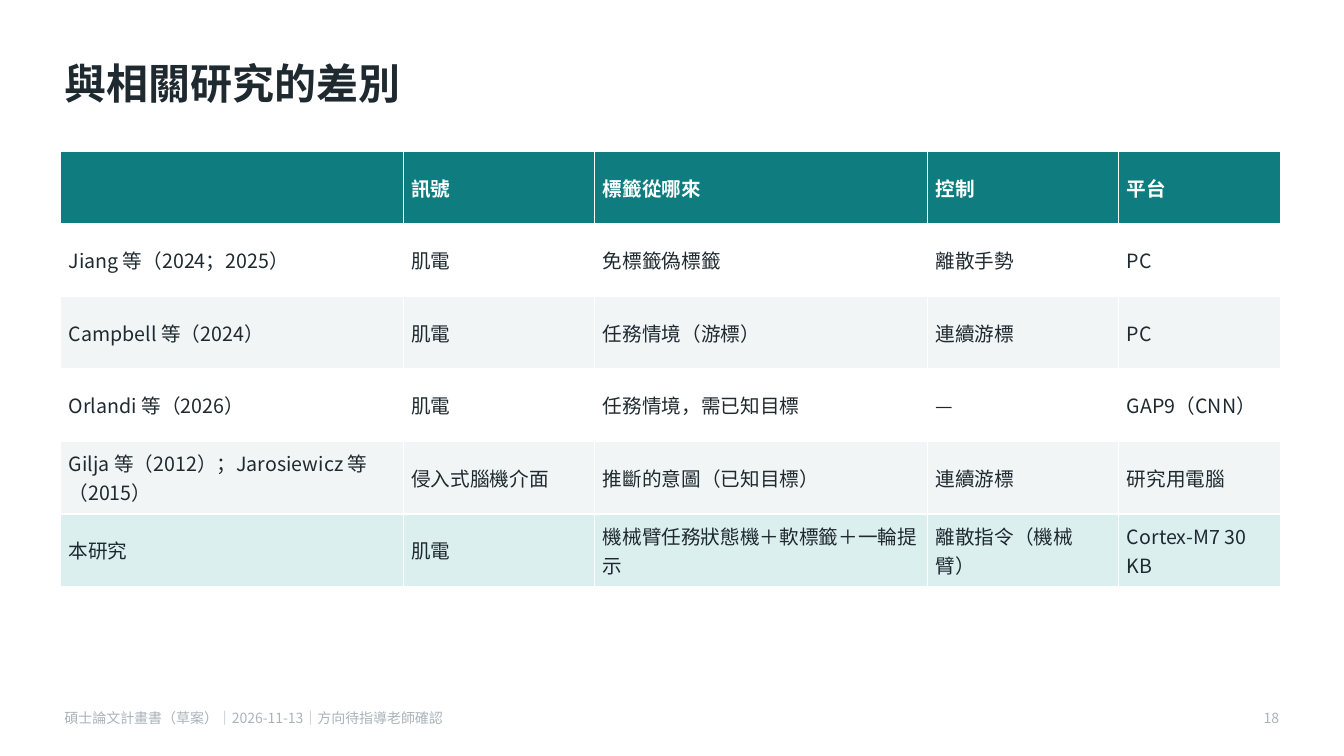
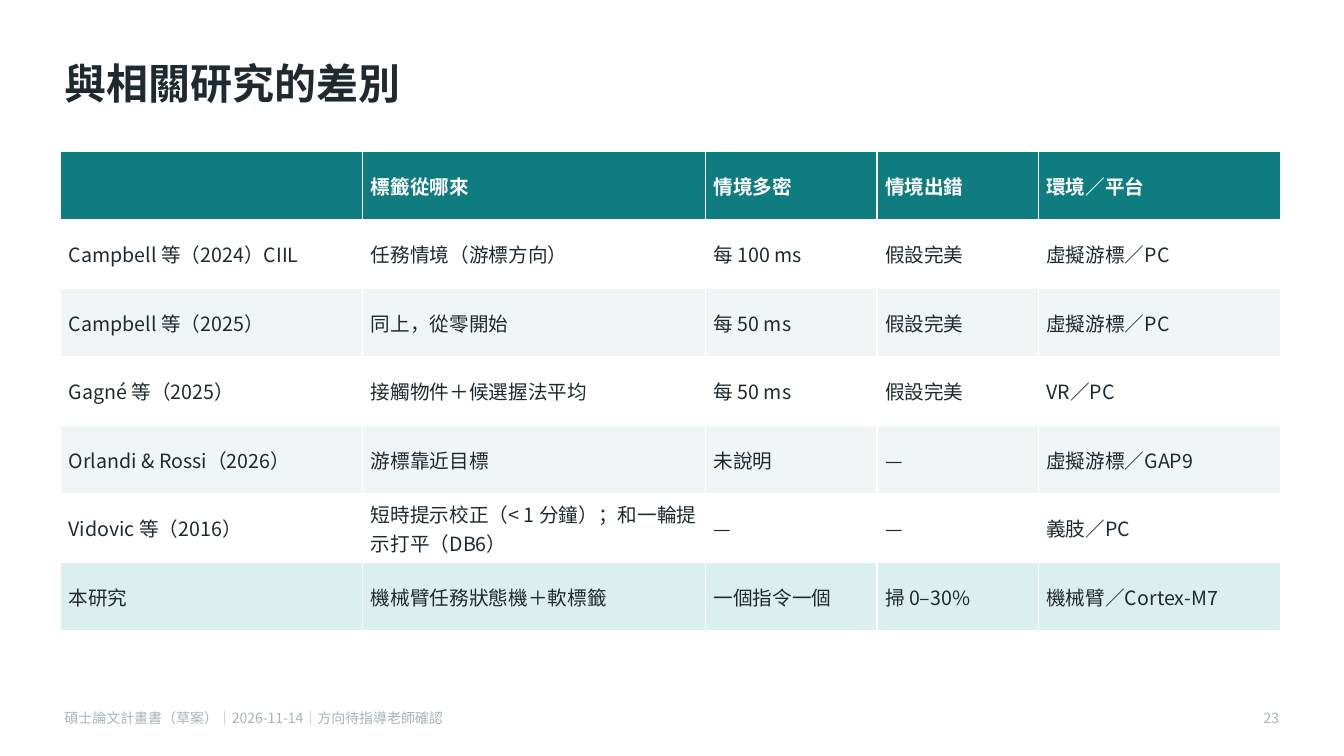
Before and after one commit to momotoofurry/pppp, a slide deck: slide 23 of docs/thesis/碩論計畫書.pptx (slide 18 before the commit). Drawn at 1344x756 pixels with LibreOffice and Linux fonts; fonts in the diff are those of the drawing. Boxes give left, top, right and bottom in pixels: in the first picture for what was removed or moved away, otherwise in the second. Text is boxed around its words. In the diff, an @@ line names an element or a change of style, - is before the commit and + after.

```diff
--- a/docs/thesis/碩論計畫書.pptx
+++ b/docs/thesis/碩論計畫書.pptx
@@ table at (x1=60, y1=151, x2=1280, y2=631) @@
-row 1:  | 訊號 | 標籤從哪來 | 控制 | 平台
-row 2: Jiang 等（2024；2025） | 肌電 | 免標籤偽標籤 | 離散手勢 | PC
-row 3: Campbell 等（2024） | 肌電 | 任務情境（游標） | 連續游標 | PC
-row 4: Orlandi 等（2026） | 肌電 | 任務情境，需已知目標 | — | GAP9（CNN）
-row 5: Gilja 等（2012）；Jarosiewicz 等（2015） | 侵入式腦機介面 | 推斷的意圖（已知目標） | 連續游標 | 研究用電腦
-row 6: 本研究 | 肌電 | 機械臂任務狀態機＋軟標籤＋一輪提示 | 離散指令（機械臂） | Cortex-M7 30 KB
+row 1:  | 標籤從哪來 | 情境多密 | 情境出錯 | 環境／平台
+row 2: Campbell 等（2024）CIIL | 任務情境（游標方向） | 每 100 ms | 假設完美 | 虛擬游標／PC
+row 3: Campbell 等（2025） | 同上，從零開始 | 每 50 ms | 假設完美 | 虛擬游標／PC
+row 4: Gagné 等（2025） | 接觸物件＋候選握法平均 | 每 50 ms | 假設完美 | VR／PC
+row 5: Orlandi & Rossi（2026） | 游標靠近目標 | 未說明 | — | 虛擬游標／GAP9
+row 6: Vidovic 等（2016） | 短時提示校正（< 1 分鐘）；和一輪提示打平（DB6） | — | — | 義肢／PC
+row 7: 本研究 | 機械臂任務狀態機＋軟標籤 | 一個指令一個 | 掃 0–30% | 機械臂／Cortex-M7
@@ text at (x1=64, y1=711, x2=442, y2=724): text changed @@
-碩士論文計畫書（草案）｜2026-11-13｜方向待指導老師確認
+碩士論文計畫書（草案）｜2026-11-14｜方向待指導老師確認
@@ text at (x1=1264, y1=713, x2=1280, y2=723): text changed @@
-18
+23
```
Also in this commit, not shown: 20 other slides changed, 6 slides added, 42 other files.
